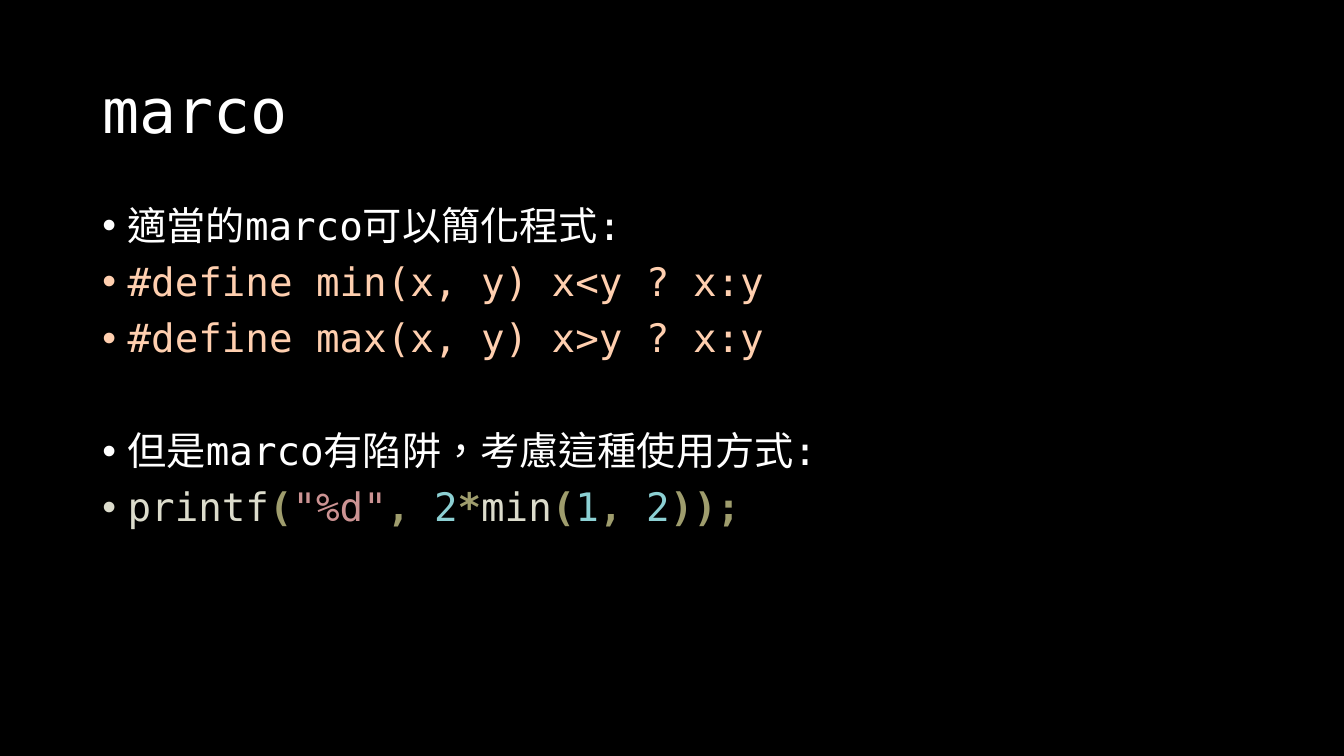
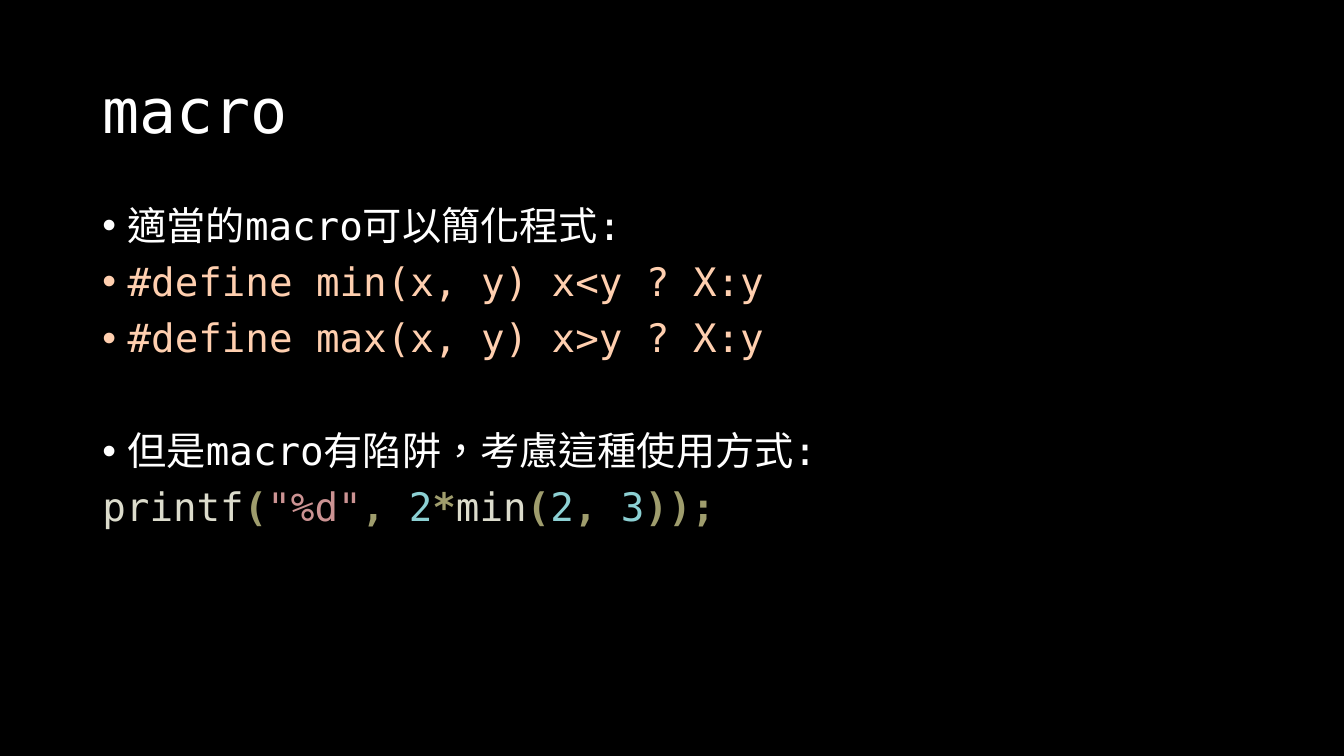
Before and after one commit to OEmiliatanO/those_c_prog_didnt_teach, a slide deck: slide 35 of Ch1/Ch1-basic.pptx (slide 34 before the commit). Drawn at 1344x756 pixels with LibreOffice and Linux fonts; fonts in the diff are those of the drawing. Boxes give left, top, right and bottom in pixels: in the first picture for what was removed or moved away, otherwise in the second. Text is boxed around its words. In the diff, an @@ line names an element or a change of style, - is before the commit and + after.

```diff
--- a/Ch1/Ch1-basic.pptx
+++ b/Ch1/Ch1-basic.pptx
@@ title at [102,98,287,134]: text changed @@
-marco
+macro
@@ text at [102,207,817,529]: text changed @@
-• 適當的marco可以簡化程式:
-• #define min(x, y) x<y ? x:y
-• #define max(x, y) x>y ? x:y
-• 但是marco有陷阱，考慮這種使用方式:
-• printf("%d", 2*min(1, 2));
+• 適當的macro可以簡化程式:
+• #define min(x, y) x<y ? X:y
+• #define max(x, y) x>y ? X:y
+• 但是macro有陷阱，考慮這種使用方式:
+printf("%d", 2*min(2, 3));
```
Also in this commit, not shown: 38 other slides changed, 7 slides added, 5 other files.
